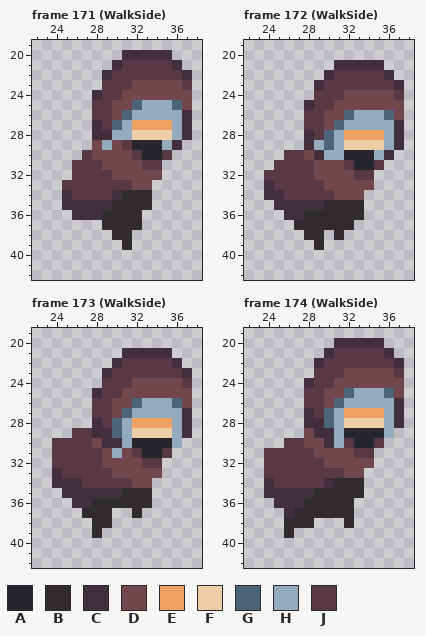
Pixel-art file: assets/textures/player/player_thief.aseprite. The picture above is the old version.
64x64 pixels, 249 frames. Shown: frame 171 (WalkSide): x 22..38, y 19..42; frame 172 (WalkSide): x 22..38, y 19..42; frame 173 (WalkSide): x 22..38, y 19..42; frame 174 (WalkSide): x 22..38, y 19..42. The commit also changed other frames, which this record leaves out.
Palette (. is transparent): A #26262c  B #302c2e  C #432e3b  D #72474b  E #eea160  F #eecca6  G #4c6478  H #94abbd  J #573843
Pixels before, frame 171 (WalkSide), first column x 25:
20 ......CCCCC..
21 .....CJJJJJC.
22 ....CJJJJJJJC
23 ....JJJDDDDDJ
24 ...CJJDDDDDDD
25 ...JJDDGHHHGD
26 ...JJDGHHHHHC
27 ...CJGHEEEEHC
28 ...CCHHFFFFHC
29 ...DHDJAAAHC.
30 ..JDDDDJAAJ..
31 .JJJDDDDJJ...
32 .JJJJDDDDD...
33 JJJJJJJDD....
34 CJJJJCBBB....
35 CCCCCBBBB....
36 .CCCBBBB.....
37 ....BBBB.....
38 .....BB......
39 ......B......
Pixels before, frame 172 (WalkSide), first column x 24:
21 .......CCCCC..
22 ......CJJJJJC.
23 .....CJJJJJJJC
24 .....JJJDDDDDJ
25 ....CJJDDDDDDD
26 ....JJDDGHHHGD
27 ....JJDGHHHHHC
28 ....CJGHEEEEHC
29 ....CHGHFFFFHC
30 ..JJDCHHAAAHC.
31 .JJJJDDDJAAJ..
32 JJJJJDDDDJJ...
33 CJJJJJDDDDD...
34 CCJJJJJDDD....
35 .CCCCCBBBB....
36 ..CCBBBBBB....
37 ...BBBBBB.....
38 ....BB.B......
39 .....B........
Pixels before, frame 173 (WalkSide), first column x 24:
21 .......CCCCC..
22 ......CJJJJJC.
23 .....CJJJJJJJC
24 .....JJJDDDDDJ
25 ....CJJDDDDDDD
26 ....JJDDGHHHGD
27 ....JJDGHHHHHC
28 ....CJGHEEEEHC
29 ..JJCCGHFFFFHC
30 JJJJDCCHAAAAH.
31 JJJJJDHDJAAJ..
32 JJJJJDDDDJJ...
33 CJJJJJDDDDD...
34 CCCJJJJJDD....
35 .CCCCCCBBB....
36 ..CCBBBBBB....
37 ...BBB..B.....
38 ....BB........
39 ....B.........
Pixels before, frame 174 (WalkSide), first column x 24:
20 .......CCCCC..
21 ......CJJJJJC.
22 .....CJJJJJJJC
23 .....JJJDDDDDJ
24 ....CJJDDDDDDD
25 ....JJDDGHHHGD
26 ....JJDGHHHHHC
27 ....CJGHEEEEHC
28 ....CCGHFFFFHC
29 ....DCCHAAAAH.
30 ..JJDDCHJAAJ..
31 JJJJJDDDDJJ...
32 JJJJJJDDDDD...
33 JJJJJJJJDD....
34 CJJJJJCBBB....
35 CCCCCBBBBB....
36 .CCCBBBBB.....
37 ..CBBBBBB.....
38 ..BBB...B.....
39 ..B...........
After the commit:
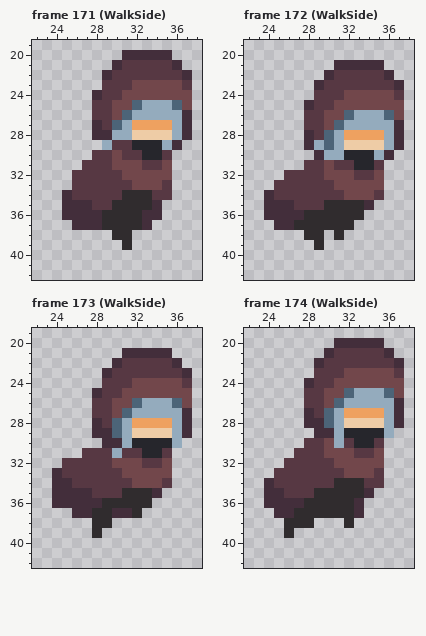
The exact change:
Frame 171 (WalkSide):
There is now colour C in row 35 at x 34; in row 36 at x 25 and 33 to 34; in row 37 at x 26 to 28 and 33.
There is now colour D in rows 31 to 32 at x 35; in row 33 at x 34.
There is now colour J in row 33 at x 35; in row 34 at x 34 to 35.
The edit turns colour C into colour J in row 34 at x 30; in row 35 at x 28 to 29.
The edit turns colour D into colour J in row 29 at x 30; in row 30 at x 28 to 29 and 31; in row 31 at x 29; in row 32 at x 30.
The edit erases colour D in row 29 at x 28.
The edit erases colour J in row 30 at x 27; in row 31 at x 26; in row 33 at x 25.
Frame 172 (WalkSide):
There is now colour C in row 35 at x 24 and 34; in row 36 at x 24 to 25; in row 37 at x 25 to 26.
There is now colour D in rows 32 to 33 at x 35; in row 34 at x 34.
There is now colour J in row 34 at x 35.
The edit turns colour C into colour J in row 34 at x 25; in row 35 at x 27 to 29.
The edit turns colour D into colour J in row 31 at x 29 and 31; in row 32 at x 29; in row 33 at x 30; in row 34 at x 31.
The edit erases colour C in row 33 at x 24.
The edit erases colour D in row 30 at x 28.
The edit erases colour J in row 30 at x 26 to 27; in row 31 at x 25 to 27; in row 32 at x 24 to 25.
Frame 173 (WalkSide):
There is now colour C in row 35 at x 24 and 34; in row 36 at x 24 to 25; in row 37 at x 26 and 30 to 31.
The edit turns colour B into colour C in row 36 at x 28; in row 37 at x 27.
There is now colour D in rows 32 to 33 at x 35; in row 34 at x 34.
There is now colour J in row 34 at x 35.
The edit turns colour C into colour J in row 34 at x 26; in row 35 at x 28 to 30.
The edit turns colour D into colour J in row 31 at x 29 and 31; in row 32 at x 29; in row 33 at x 30.
The edit erases colour D in row 30 at x 28.
The edit erases colour J in row 29 at x 26 to 27; in row 30 at x 24 to 27; in row 31 at x 24 to 26; in row 32 at x 24.
Frame 174 (WalkSide):
There is now colour C in row 35 at x 34; in row 36 at x 24 and 33; in row 37 at x 25 and 33.
There is now colour D in rows 31 to 32 at x 35; in row 33 at x 34.
The edit turns colour C into colour D in row 30 at x 30.
There is now colour J in row 33 at x 35; in row 34 at x 34 to 35.
The edit turns colour C into colour J in row 34 at x 30; in row 35 at x 26 to 28.
The edit turns colour D into colour J in row 30 at x 28 to 29; in row 31 at x 29; in row 32 at x 30.
The edit erases colour D in row 29 at x 28.
The edit erases colour J in row 30 at x 26 to 27; in row 31 at x 24 to 26; in row 32 at x 24 to 25; in row 33 at x 24.
